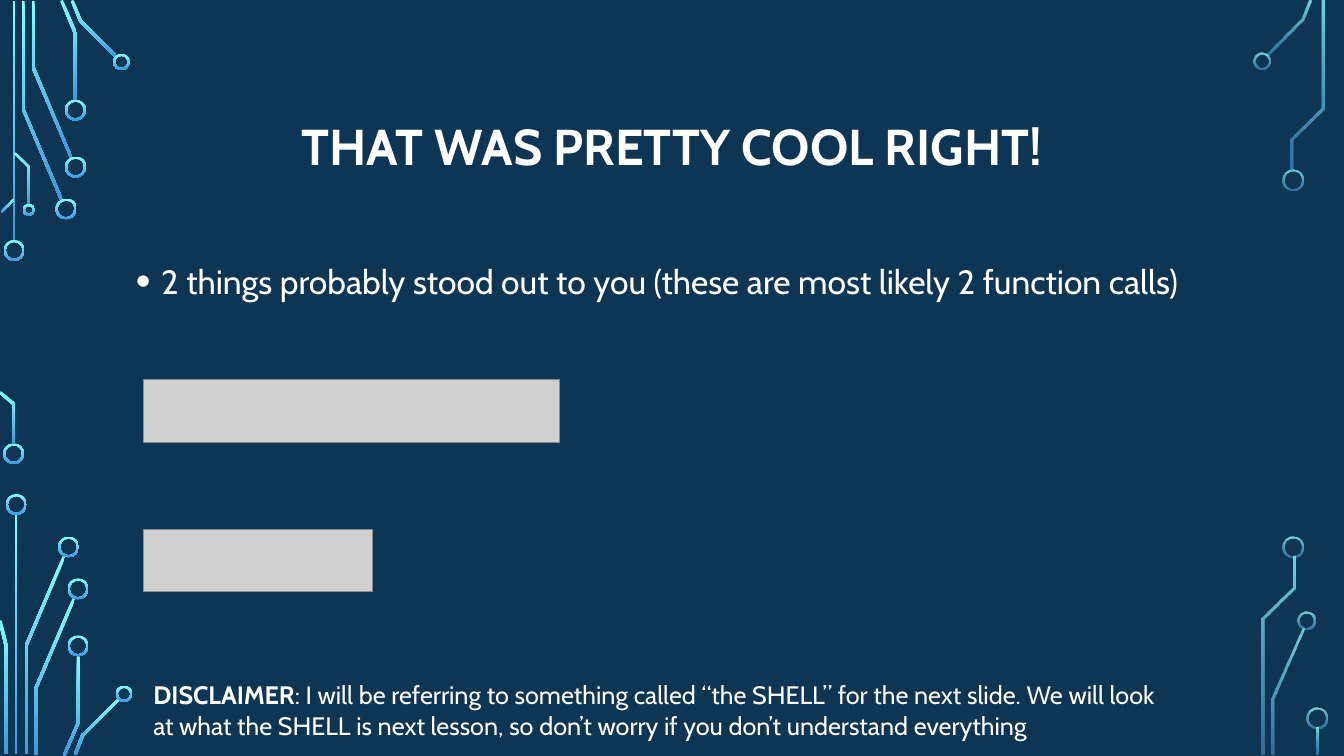
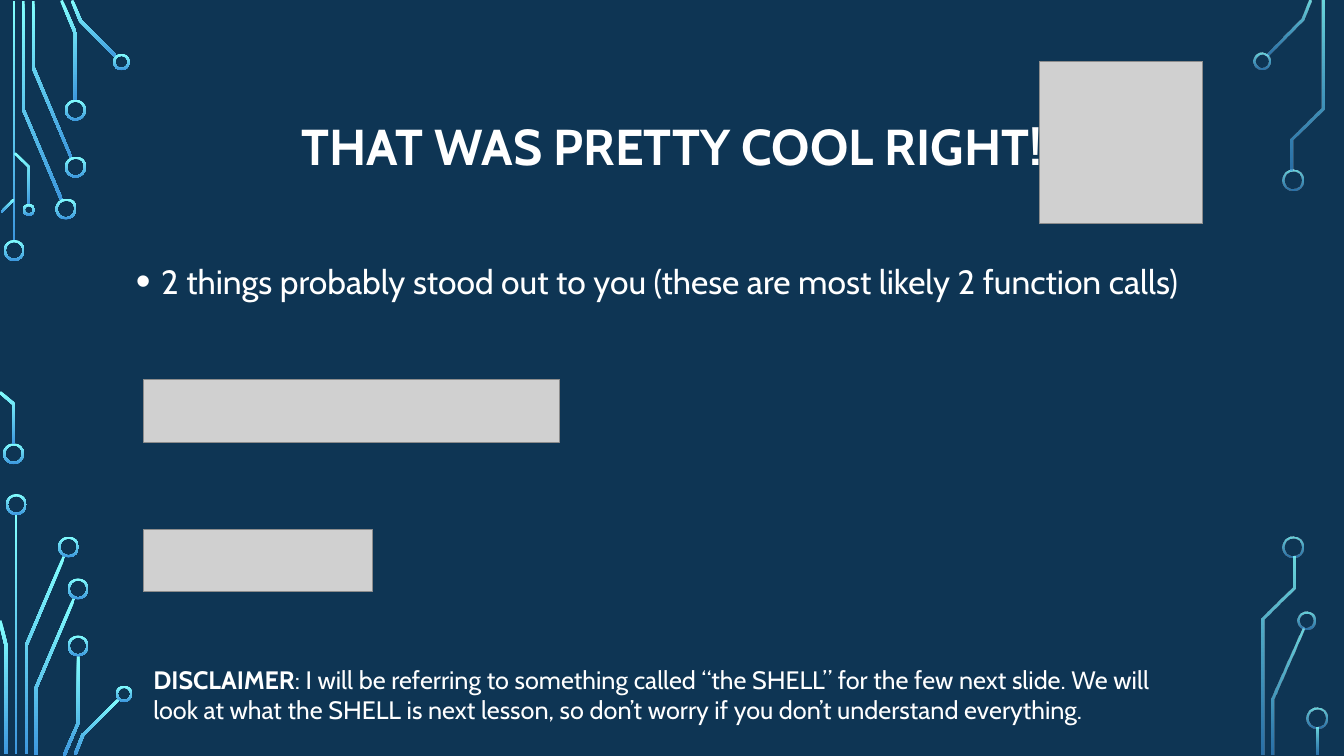
Before and after one commit to psypdt/ZIS_C-_Summer_Course_2019, a slide deck: slide 65 of Day_3/Day_3.pptx. Drawn at 1344x756 pixels with LibreOffice and Linux fonts; fonts in the diff are those of the drawing; grey boxes stand for pictures; background and template pictures are left out. Boxes give left, top, right and bottom in pixels: in the first picture for what was removed or moved away, otherwise in the second. Text is boxed around its words. In the diff, an @@ line names an element or a change of style, - is before the commit and + after.

```diff
--- a/Day_3/Day_3.pptx
+++ b/Day_3/Day_3.pptx
@@ picture added at [1041, 62, 1203, 224] @@
@@ text at [153, 670, 1148, 725]: text changed @@
-DISCLAIMER: I will be referring to something called “the SHELL” for the next slide. We will look at what the SHELL is next lesson, so don’t worry if you don’t understand everything
+DISCLAIMER: I will be referring to something called “the SHELL” for the few next slide. We will look at what the SHELL is next lesson, so don’t worry if you don’t understand everything.
```
Also in this commit, not shown: 6 other slides changed.
